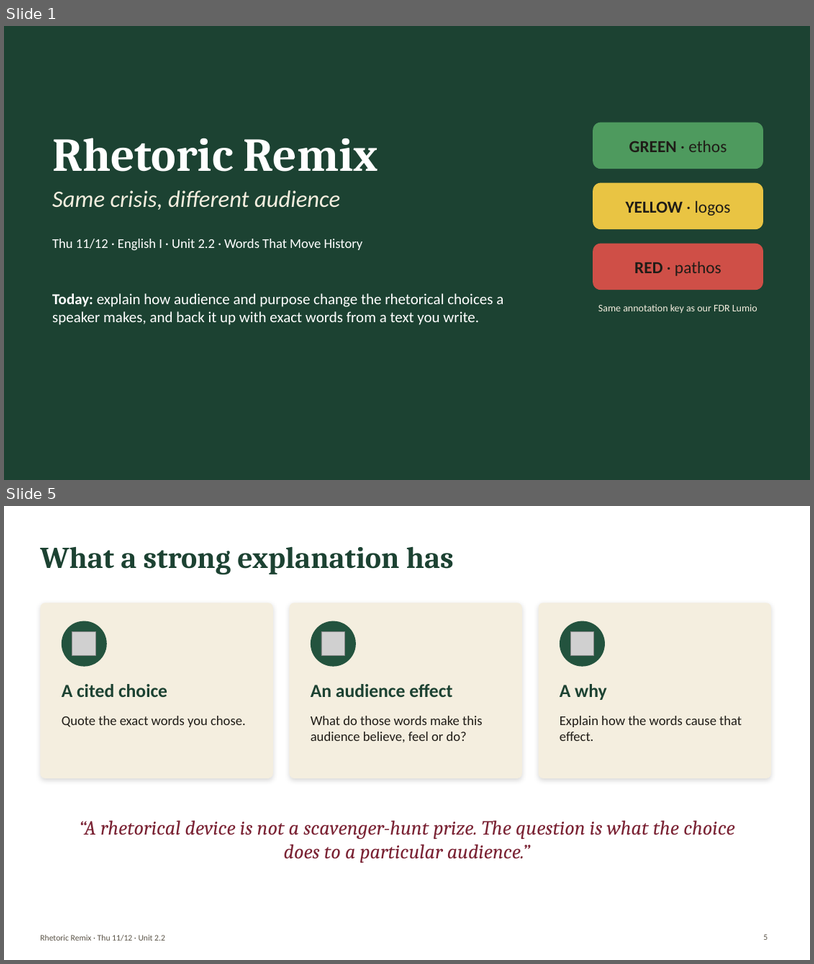
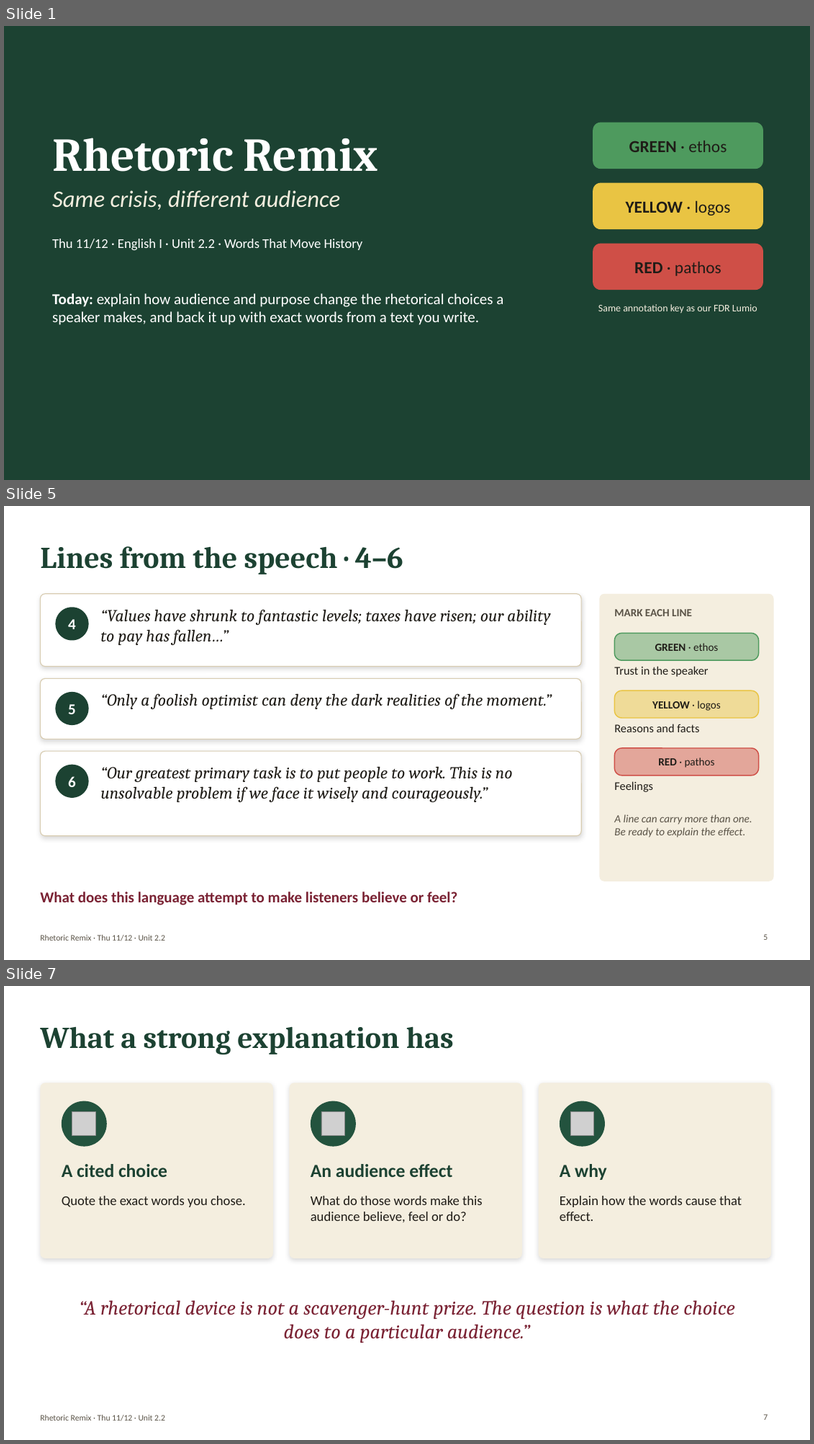
Before and after one commit to bookfairshit/Unit-2.2-Informational-Text, a slide deck: lumio/rhetoric-remix-nov-12.pptx. Shown one above the other, each under a label of ours: slides 1 and 5 before the commit, slides 1, 5 and 7 after it; the slides between them are not shown. The pictures are 814x964 and 814x1444 pixels, drawn with LibreOffice and Linux fonts; fonts in the diff are those of the drawing; grey boxes stand for pictures. Boxes give left, top, right and bottom in pixels: in the first picture for what was removed or moved away, otherwise in the second. Text is boxed around its words. In the diff, an @@ line names an element or a change of style, - is before the commit and + after.

```diff
--- a/lumio/rhetoric-remix-nov-12.pptx
+++ b/lumio/rhetoric-remix-nov-12.pptx
@@ slide 5 added at (x1=4, y1=506, x2=810, y2=960), background #FFFFFF; not listed: 1 template element that a slide beside it also shows @@
@@ title added at (x1=40, y1=546, x2=404, y2=574), 36 pt, text #1C4232, bold @@
+Lines from the speech · 4–6
@@ rounded rectangle added at (x1=40, y1=594, x2=581, y2=667), fill #FFFFFF, outline #D8CCB1 1 pt @@
@@ ellipse added at (x1=55, y1=607, x2=89, y2=641), fill #1C4232, 18 pt, text #FFFFFF, bold @@
+4
@@ text added at (x1=100, y1=609, x2=550, y2=645), 20 pt, text #1F1C17, italic @@
+“Values have shrunk to fantastic levels; taxes have risen; our ability to pay has fallen…”
@@ rounded rectangle added at (x1=600, y1=594, x2=774, y2=881), fill #F4EEDF @@
@@ text added at (x1=615, y1=609, x2=692, y2=616), 13 pt, text #5A5347, bold @@
+MARK EACH LINE
@@ rounded rectangle added at (x1=615, y1=633, x2=759, y2=660), fill #4E9A5E at 45% opacity, outline #4E9A5E 1.25 pt, 13 pt, text #1F1C17 @@
+GREEN · ethos
@@ rounded rectangle added at (x1=40, y1=678, x2=581, y2=739), fill #FFFFFF, outline #D8CCB1 1 pt @@
@@ text added at (x1=615, y1=666, x2=709, y2=677), 14 pt, text #1F1C17 @@
+Trust in the speaker
@@ ellipse added at (x1=55, y1=692, x2=89, y2=725), fill #1C4232, 18 pt, text #FFFFFF, bold @@
+5
@@ text added at (x1=100, y1=693, x2=552, y2=709), 20 pt, text #1F1C17, italic @@
+“Only a foolish optimist can deny the dark realities of the moment.”
@@ rounded rectangle added at (x1=615, y1=690, x2=759, y2=718), fill #E9C443 at 45% opacity, outline #E9C443 1.25 pt, 13 pt, text #1F1C17, bold @@
+YELLOW · logos
@@ text added at (x1=615, y1=723, x2=700, y2=732), 14 pt, text #1F1C17 @@
+Reasons and facts
@@ rounded rectangle added at (x1=40, y1=751, x2=581, y2=836), fill #FFFFFF, outline #D8CCB1 1 pt @@
@@ ellipse added at (x1=55, y1=764, x2=89, y2=798), fill #1C4232, 18 pt, text #FFFFFF, bold @@
+6
@@ rounded rectangle added at (x1=615, y1=748, x2=759, y2=775), fill #CF4F47 at 45% opacity, outline #CF4F47 1.25 pt, 13 pt, text #1F1C17 @@
+RED · pathos
@@ text added at (x1=100, y1=766, x2=513, y2=802), 20 pt, text #1F1C17, italic @@
+“Our greatest primary task is to put people to work. This is no unsolvable problem if we face it wisely and courageously.”
@@ text added at (x1=615, y1=781, x2=653, y2=792), 14 pt, text #1F1C17 @@
+Feelings
@@ text added at (x1=615, y1=814, x2=753, y2=837), 13 pt, text #5A5347, italic @@
+A line can carry more than one. Be ready to explain the effect.
@@ text added at (x1=40, y1=891, x2=458, y2=905), 18 pt, text #7A2233, bold @@
+What does this language attempt to make listeners believe or feel?
@@ page number added at (x1=764, y1=934, x2=768, y2=939), 10 pt, text #5A5347 @@
+5
@@ what was slide 5 is now slide 7 @@
@@ page number at (x1=764, y1=1414, x2=768, y2=1419): text changed @@
-5
+7
```
Also in this commit, not shown: 15 slides changed, 6 other slides added, 4 slides removed, 1 other file.
